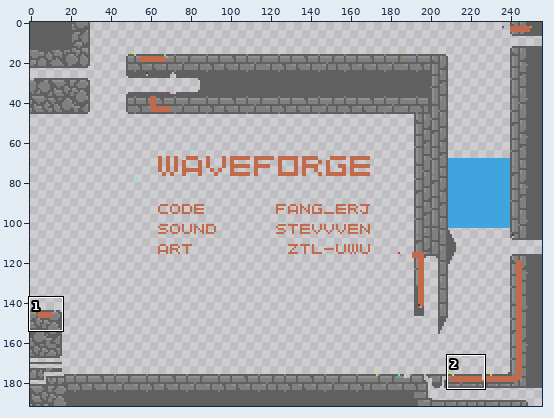
Two versions of one pixel-art file, assets/levels/auto.aseprite. Above: a wide view before the commit, with the close-up outlined.
Close-up. Before the edit:
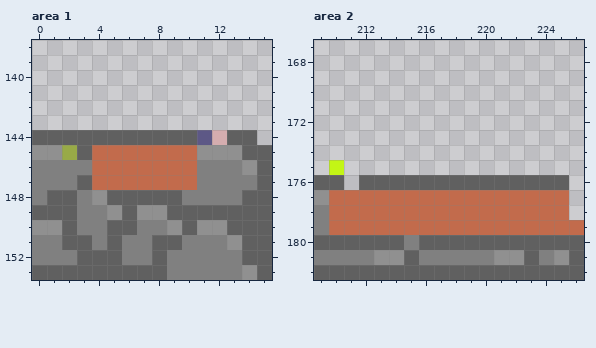
256x192 pixels, 1 frame. Shown: area 1: x 0..15, y 138..153; area 2: x 209..226, y 167..182. The commit also changed other parts of the picture, which this record leaves out.
The result:
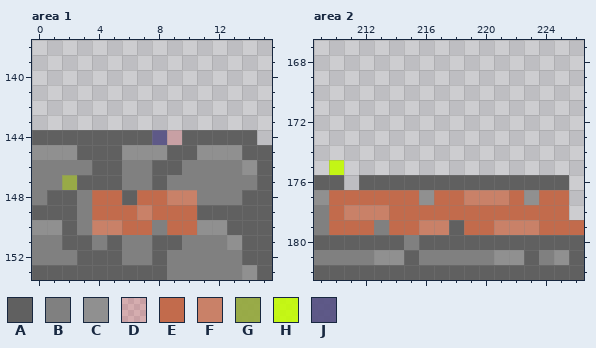
Palette (. is transparent): A #606060  B #808080  C #909090  D #ff000028  E #c26b4c  F #c98168  G #94a83ae7  H #c4fb03e7  J #534d80e7
Diff:
Area 1, layers "Wire", "Walls":
y 144: x 8..9 AA -> JD; x 11..12 JD -> AA
y 145: x 2 G -> C; x 4..10 EEEEEEE -> AACCCAA
y 146: x 4..10 EEEEEEE -> AABBAAB
y 147: x 2 B -> G; x 4..10 EEEEEEE -> AABBABB
y 148: x 4..5 CA -> EE; x 7..10 AAAB -> EEFF
y 149: x 4..10 BCACCAA -> EEEFEEE
y 150: x 4..7 BAAB -> FFEE; x 9..10 CA -> EE
Area 2, layer "Wire":
y 177: x 216 E -> C; x 219..221 EEE -> FFF; x 223 E -> C
y 178: x 211..213 EEE -> FFF
y 179: x 213 E -> B; x 216..218 EEE -> FFA; x 221..223 EEE -> FFF
